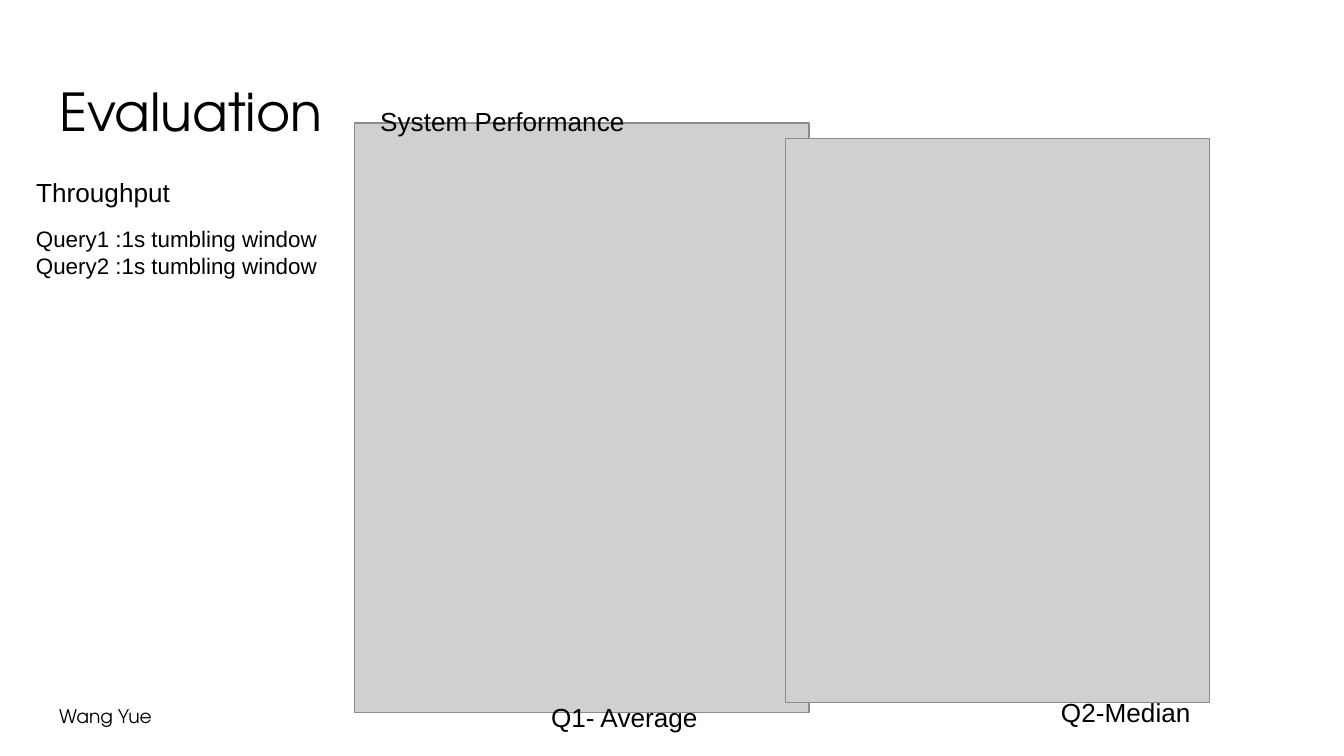
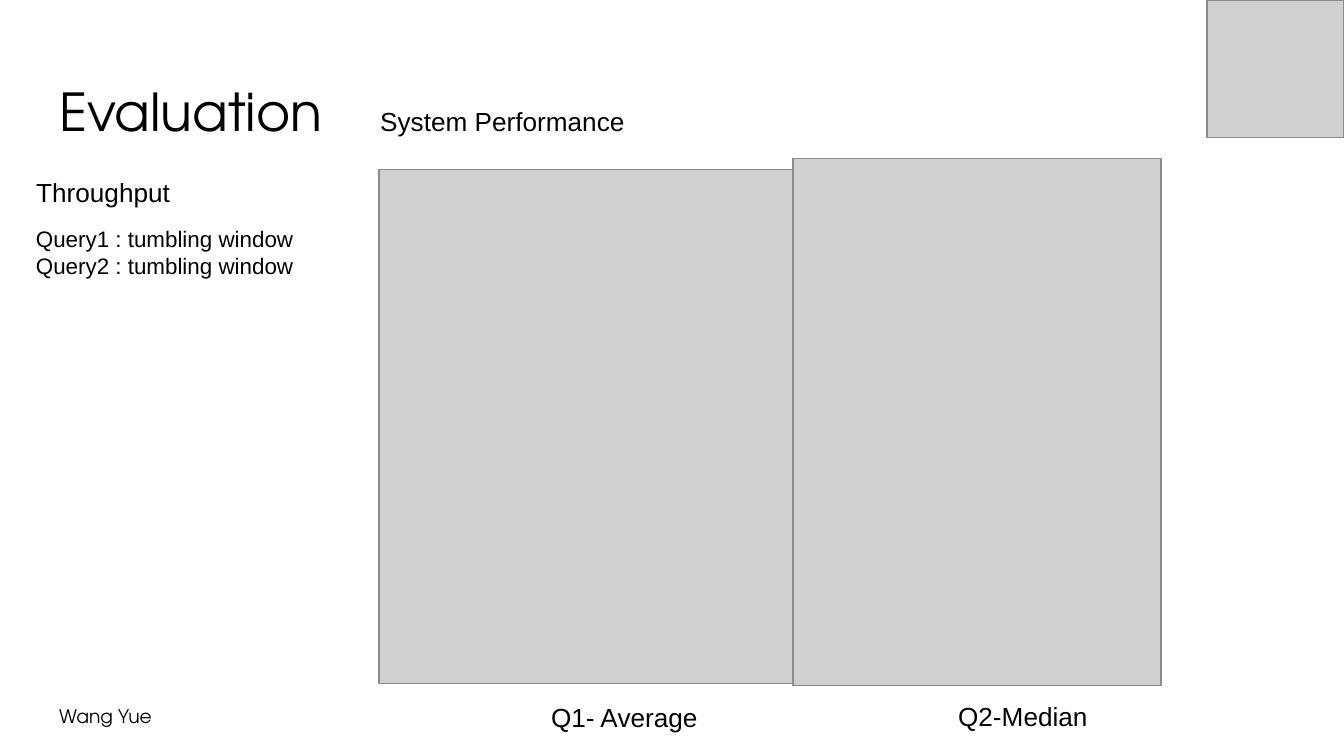
Before and after one commit to wywclmqf/DESengine, a slide deck: slide 29 of FigureScripts/symposium 2022-4.pptx (slide 32 before the commit). Drawn at 1344x756 pixels with LibreOffice and Linux fonts; fonts in the diff are those of the drawing; grey boxes stand for pictures; background and template pictures are left out. Boxes give left, top, right and bottom in pixels: in the first picture for what was removed or moved away, otherwise in the second. Text is boxed around its words. In the diff, an @@ line names an element or a change of style, - is before the commit and + after.

```diff
--- a/FigureScripts/symposium 2022-4.pptx
+++ b/FigureScripts/symposium 2022-4.pptx
@@ picture added at bbox=[1207, 0, 1344, 137] @@
@@ picture: place and size @@
-picture at bbox=[355, 124, 809, 714]
+picture at bbox=[379, 169, 793, 683]
@@ picture: place and size @@
-picture at bbox=[785, 138, 1210, 703]
+picture at bbox=[793, 159, 1161, 685]
@@ text at bbox=[36, 230, 294, 279]: text changed @@
-Query1 :1s tumbling window
-Query2 :1s tumbling window
+Query1 : tumbling window
+Query2 : tumbling window
@@ text "Q2-Median": place and size @@
-text "Q2-Median" at bbox=[1061, 701, 1190, 727]
+text "Q2-Median" at bbox=[958, 707, 1087, 731]
```
Also in this commit, not shown: 29 other slides changed, 4 slides added, 10 slides removed, 5 other files.
